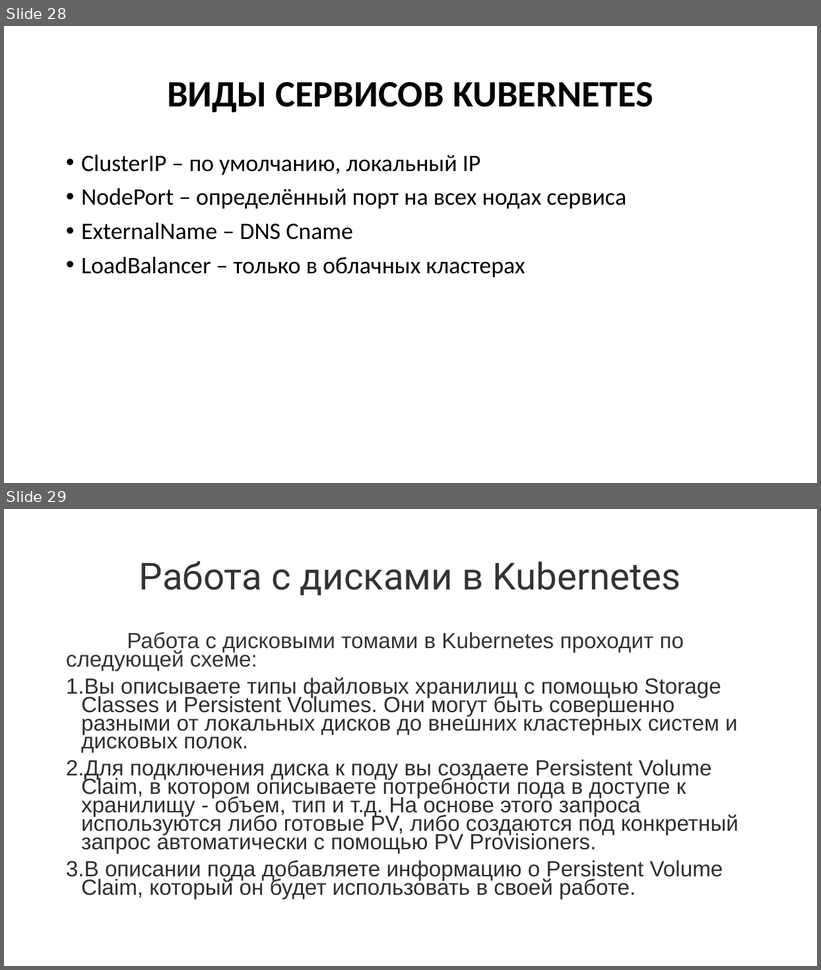
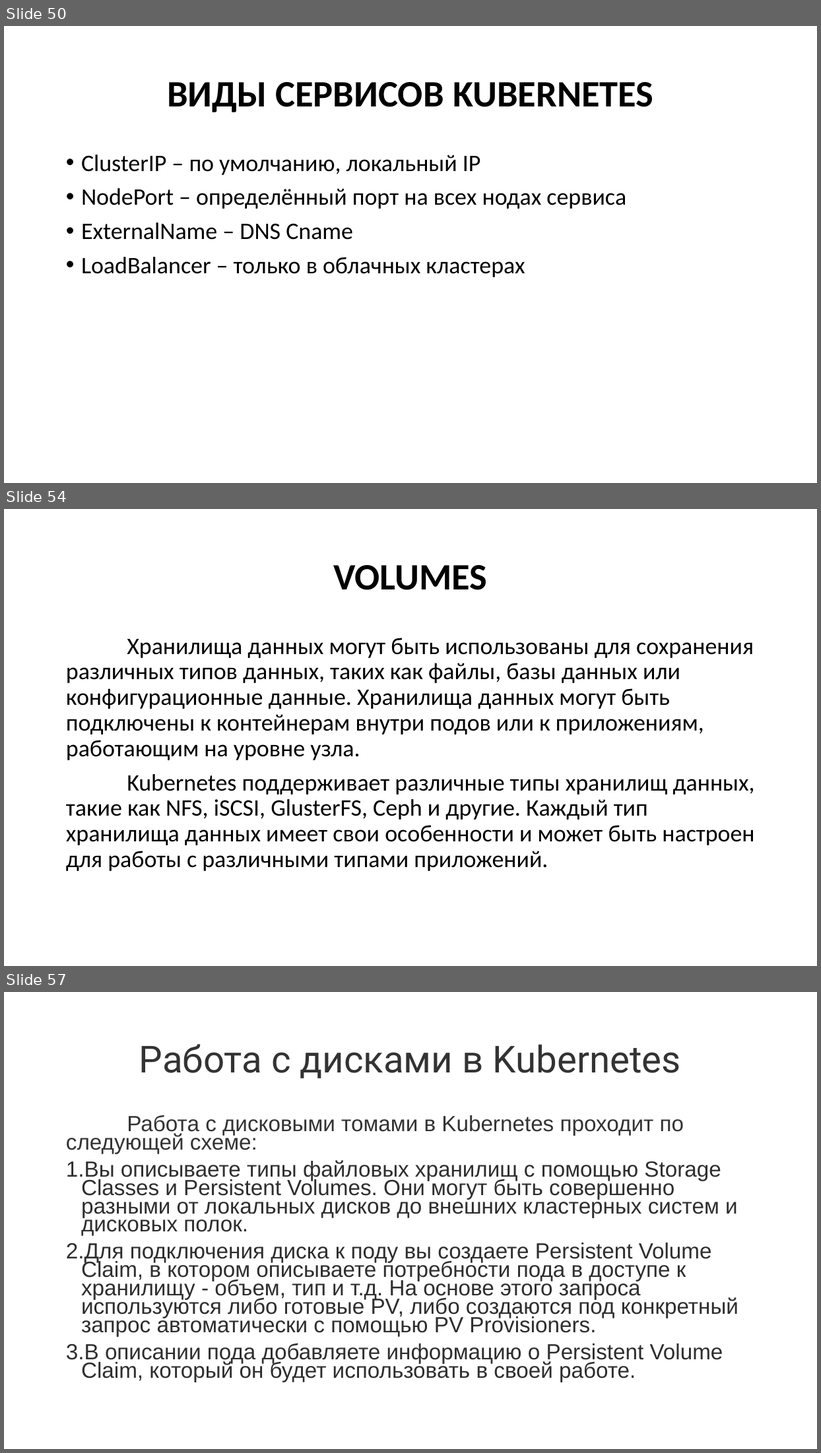
Before and after one commit to Kollekcioner47/k8s, a slide deck: k8s.pptx. Shown one above the other, each under a label of ours: slides 28 and 29 before the commit, slides 50, 54 and 57 after it; the slides between them are not shown. The pictures are 821x970 and 821x1453 pixels, drawn with LibreOffice and Linux fonts; fonts in the diff are those of the drawing. Boxes give left, top, right and bottom in pixels: in the first picture for what was removed or moved away, otherwise in the second. Text is boxed around its words. In the diff, an @@ line names an element or a change of style, - is before the commit and + after.

```diff
--- a/k8s.pptx
+++ b/k8s.pptx
@@ slide 54 added at [4, 509, 817, 966], background #FFFFFF @@
@@ title added at [333, 565, 487, 590], 44 pt, text #000000, bold @@
+VOLUMES
@@ text added at [66, 638, 755, 871], 28 pt, text #000000 @@
+Хранилища данных могут быть использованы для сохранения различных типов данных, таких как файлы, базы данных или конфигурационные данные. Хранилища данных могут быть подключены к контейнерам внутри подов или к приложениям, работающим на уровне узла.
+Kubernetes поддерживает различные типы хранилищ данных, такие как NFS, iSCSI, GlusterFS, Ceph и другие. Каждый тип хранилища данных имеет свои особенности и может быть настроен для работы с различными типами приложений.
@@ what was slide 28 is now slide 50 @@
@@ what was slide 29 is now slide 57 @@
```
Also in this commit, not shown: 5 slides changed, 50 other slides added, 5 slides removed.
